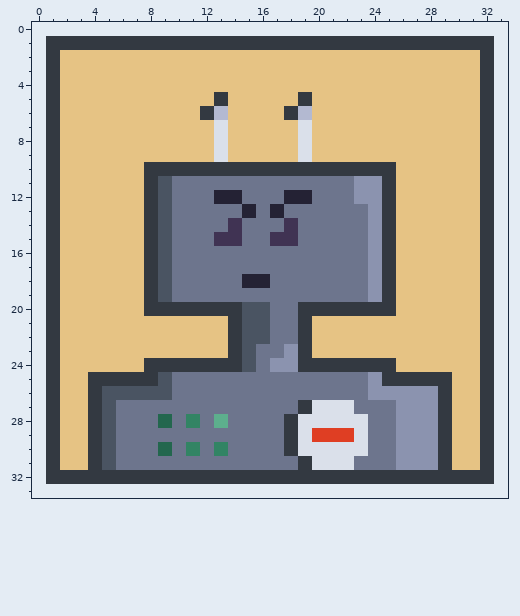
Edited in one commit: pixel-art file (sprites/profile/robot.aseprite). Above: the version before the commit.
32x32 pixels, 1 frame. The old version is drawn lined up with the new one, on the new canvas.
And afterwards:
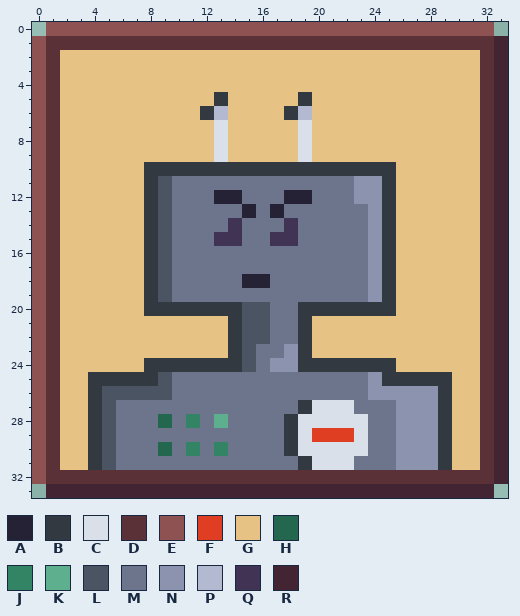
Palette (. is transparent): A #242234  B #333941  C #dae0ea  D #5b3138  E #8e5252  F #df3e23  G #e6c384  H #23674e  J #328464  K #5daf8d  L #4a5462  M #6d758d  N #8b93af  P #b3b9d1  Q #403353  R #422433
Changes in this commit:
canvas 32x32 -> 34x34, the old top-left corner now at 1,1
Colour B becomes colour D in row 1 at x 1 to 32; in rows 2 to 31 at x 1 and 32; in row 32 at x 1 to 32.
The author put colour E in row 0 at x 1 to 32; in rows 1 to 32 at x 0.
The author put colour R in rows 1 to 32 at x 33; in row 33 at x 1 to 32.
